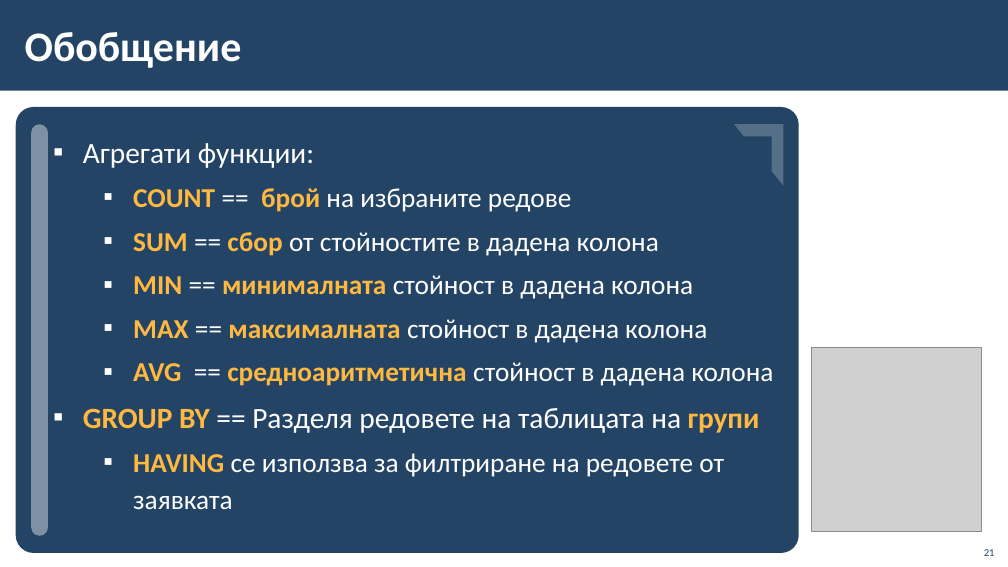
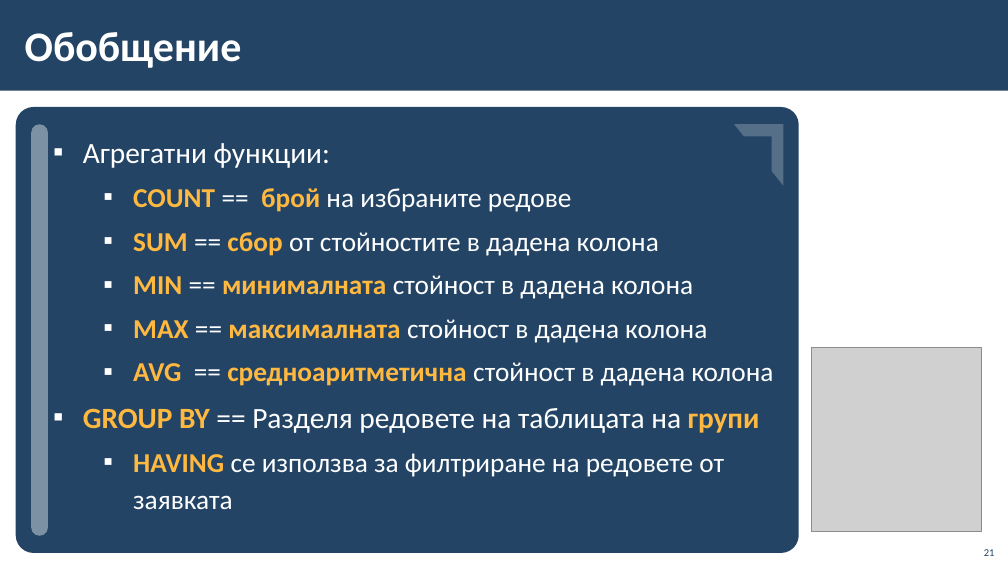
Before and after one commit to BG-IT-Edu/School-Programming, a slide deck: slide 21 of Courses/Software-Sciences/Module-3-Databases-New/11-Group-and-Aggregate-Functions/11-Group-and-Aggregate-Functions.pptx. Drawn at 1008x567 pixels with LibreOffice and Linux fonts; fonts in the diff are those of the drawing; grey boxes stand for pictures; background and template pictures are left out. Boxes give left, top, right and bottom in pixels: in the first picture for what was removed or moved away, otherwise in the second. Text is boxed around its words. In the diff, an @@ line names an element or a change of style, - is before the commit and + after.

```diff
--- a/Courses/Software-Sciences/Module-3-Databases-New/11-Group-and-Aggregate-Functions/11-Group-and-Aggregate-Functions.pptx
+++ b/Courses/Software-Sciences/Module-3-Databases-New/11-Group-and-Aggregate-Functions/11-Group-and-Aggregate-Functions.pptx
@@ text at [83, 143, 330, 168]: text changed @@
-▪ Агрегати функции:
+▪ Агрегатни функции:
```
Also in this commit, not shown: 5 other slides changed, 2 other files.
